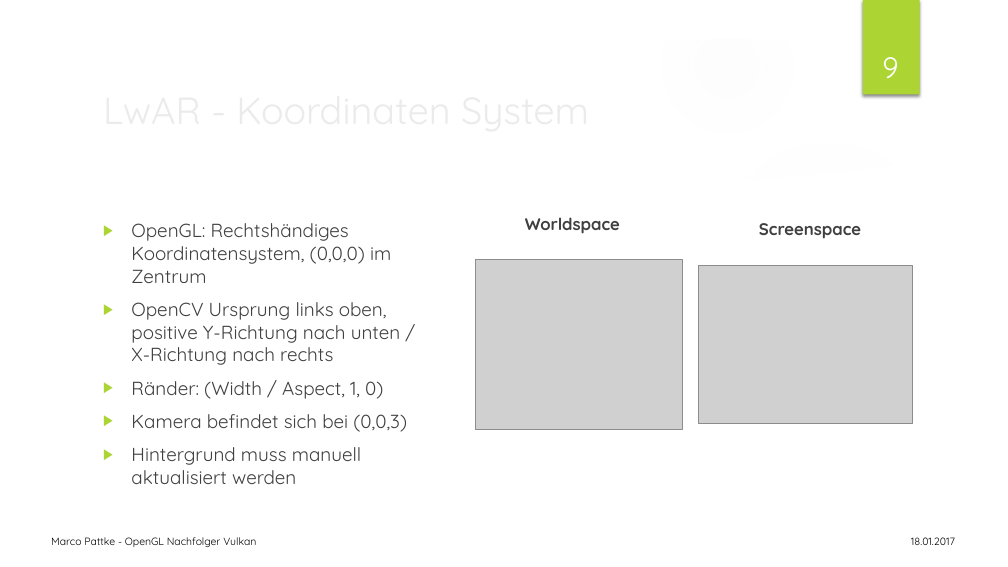
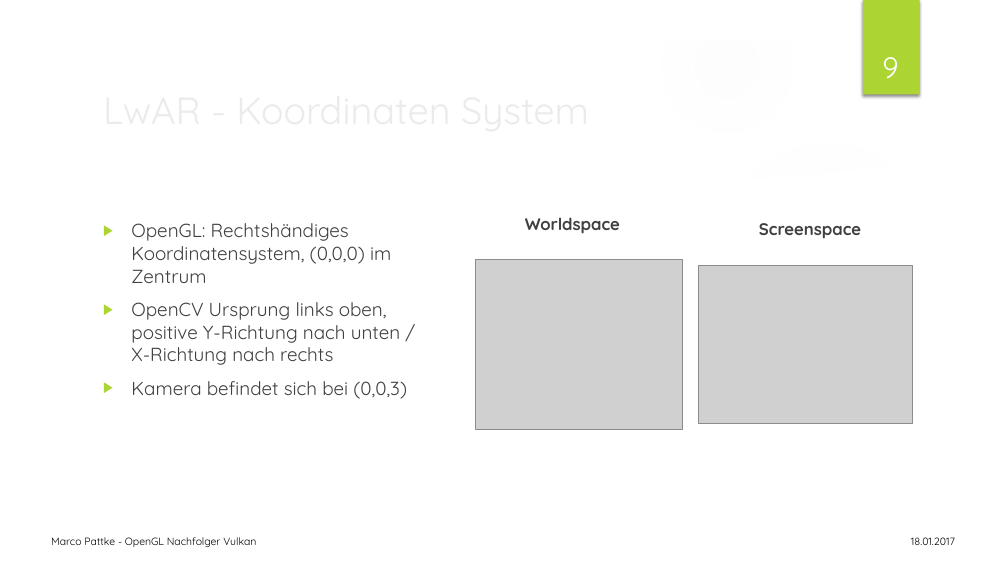
Before and after one commit to JimWest/LwAr, a slide deck: slide 9 of Docu/Präsentation_LwAR.pptx. Drawn at 1008x567 pixels with LibreOffice and Linux fonts; fonts in the diff are those of the drawing; grey boxes stand for pictures; background and template pictures are left out. Boxes give left, top, right and bottom in pixels: in the first picture for what was removed or moved away, otherwise in the second. Text is boxed around its words. In the diff, an @@ line names an element or a change of style, - is before the commit and + after.

```diff
--- a/Docu/Präsentation_LwAR.pptx
+++ b/Docu/Präsentation_LwAR.pptx
@@ text at bbox=[131, 381, 383, 399]: paragraph removed @@
-▶ Ränder: (Width / Aspect, 1, 0)
@@ text at bbox=[131, 447, 361, 484]: paragraph removed @@
-▶ Hintergrund muss manuell aktualisiert werden
```
Also in this commit, not shown: 7 other slides changed, 31 other files.
